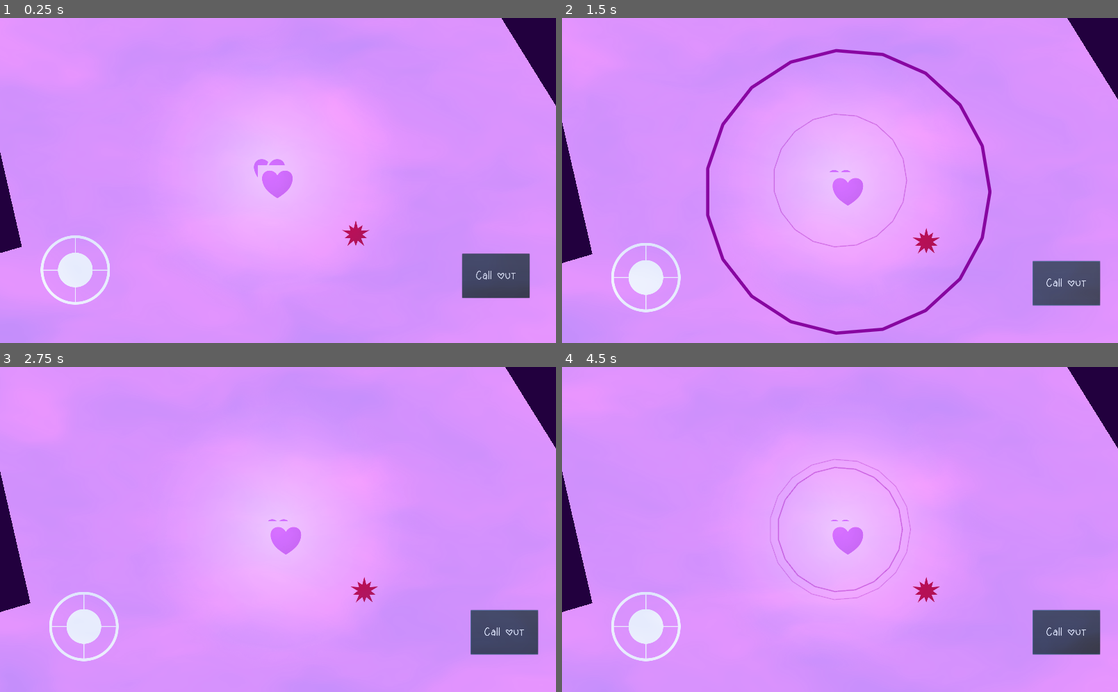
Above: before the commit, frames 1-4 (two rows, left to right).
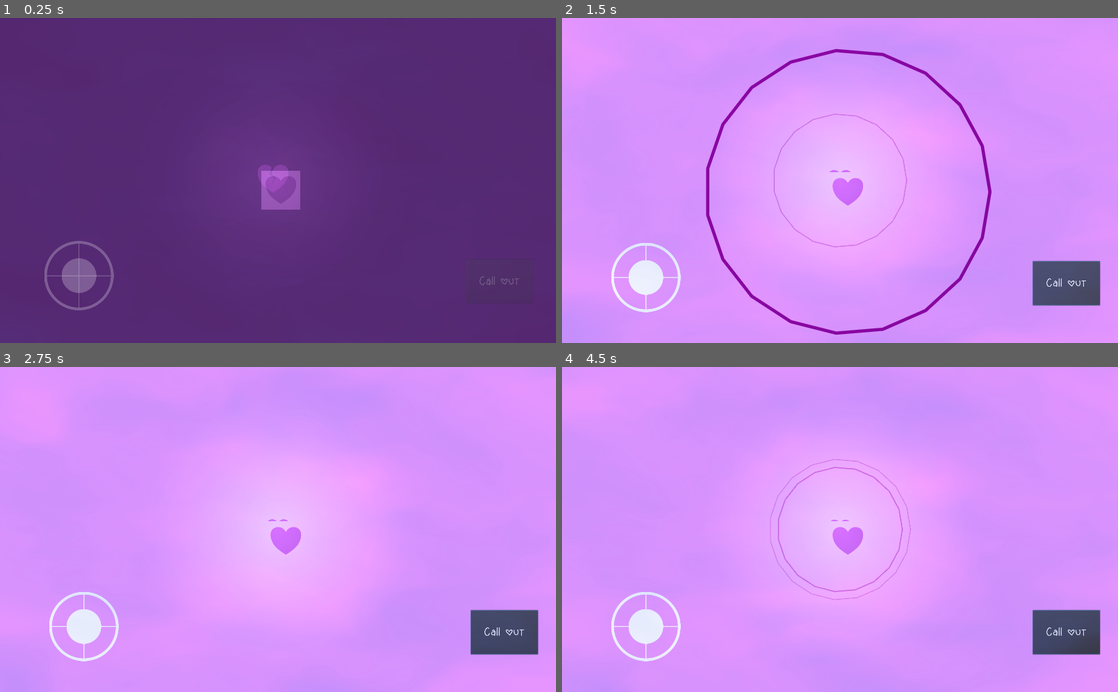
Above: after the commit, the same moments.

Repository: SanderVanhove/meeting-hearts
Game: Godot game, scene res://Screens/Level/Level.tscn
Two runs of this game, one before a commit and one after it. Both use one fixed random seed, a clock stepped at 60 frames per second and the inputs below. Sound files missing from this copy of the repository are replaced by a short silence.
Inputs (mouse positions are in pixels of both pictures, inside the frame that each line leads up to):
- Up to frame 1 (0.25 s): no input
- Up to frame 2 (1.5 s): move the mouse to (962, 164) at 0.52 s; hold Right (ui_right) 0.53-1.25 s; hold Space (call) 0.53-1.25 s; click (962, 164) at 0.67 s; click "Call out" at 1.25 s
- Up to frame 3 (2.75 s): tap Enter at 2 s; drag from (166, 545) to (366, 591) at 2.02 s
- Up to frame 4 (4.5 s): tap Space (call) at 2.75 s; move the mouse to (895, 458) at 2.77 s; hold Right (ui_right) 2.78-3.5 s; hold Space (call) 2.78-3.5 s; drag from (812, 594) to (673, 480) at 3.52 s; tap Enter at 4.25 s; move the mouse to (1006, 578) at 4.27 s; hold Left (ui_left) from 4.28 s (still down); hold Space (call) from 4.28 s (still down)

The runs differ from the first frame. In frame 1, 99% of the frame differs, in the area x 0-100%, y 0-100%; in frame 2, 2.5%; in frame 3, 2.5%; in frame 4, 2.5%.

Commit message:
Finish level 1

Diff:
--- a/src/Screens/Level/Level.gd
+++ b/src/Screens/Level/Level.gd
@@ -1,13 +1,31 @@
 extends Node2D
+
+
+export(String, FILE) var next_level: String
 
 
 onready var _smoke: ColorRect = $Smoke
 onready var _spawn: Node2D = $Spawn
 onready var _player: Player = $Player
 onready var _goal: Node2D = $Goal
+onready var _tween: Tween = $Tween
 
 
 func _ready() -> void:
 	_smoke.visible = true
 	_player.position = _spawn.position
 	_player.set_goal(_goal)
+
+	modulate.a = 0
+
+	_tween.interpolate_property(self, "modulate:a", 0, 1, 1)
+	_tween.start()
+
+
+func _on_EndVoiceOver_done() -> void:
+	_tween.interpolate_property(self, "modulate:a", 1, 0, 1)
+	_tween.start()
+
+	yield(_tween, "tween_all_completed")
+
+	get_tree().change_scene(next_level)
--- a/src/Screens/Level/Level.tscn
+++ b/src/Screens/Level/Level.tscn
@@ -1,36 +1,26 @@
-[gd_scene load_steps=13 format=2]
+[gd_scene load_steps=10 format=2]
 
-[ext_resource path="res://Things/Enemy/Enemy.tscn" type="PackedScene" id=1]
+[ext_resource path="res://Things/VoiceOver/VoiceOver.gd" type="Script" id=1]
 [ext_resource path="res://Things/Player/Player.tscn" type="PackedScene" id=2]
-[ext_resource path="res://Things/Wall/Wall.tscn" type="PackedScene" id=3]
+[ext_resource path="res://Things/VoiceOver/AudioLines/level1_05.wav" type="AudioStream" id=3]
 [ext_resource path="res://Util/Shaders/Smoke.tscn" type="PackedScene" id=4]
 [ext_resource path="res://Screens/Level/Level.gd" type="Script" id=5]
 [ext_resource path="res://Things/VoiceOver/VoiceOver.tscn" type="PackedScene" id=6]
-[ext_resource path="res://Things/VoiceOver/AudioLines/oh_hey_welcome.wav" type="AudioStream" id=7]
 [ext_resource path="res://icon.png" type="Texture" id=8]
 [ext_resource path="res://Things/Goal/Goal.tscn" type="PackedScene" id=9]
 
-[sub_resource type="OccluderPolygon2D" id=1]
-polygon = PoolVector2Array( 112, 176, 1440, 120, 2200, 1344, 3120, 1400, 3048, 2776, -168, 2816, -1912, 2368, -1296, 336, -264, 1064, -544, -160, -2896, 648, -2704, 2856, -1568, 3208, 4112, 3240, 3816, -488, -544, -168 )
-
-[sub_resource type="OccluderPolygon2D" id=2]
-polygon = PoolVector2Array( 152, -184, 1152, -176, 1160, 264, -288, 184 )
-
-[sub_resource type="RectangleShape2D" id=3]
-extents = Vector2( 728.515, 271.426 )
+[sub_resource type="RectangleShape2D" id=21]
+extents = Vector2( 416, 384 )
 
 [node name="Level" type="Node2D"]
 script = ExtResource( 5 )
 
 [node name="Player" parent="." instance=ExtResource( 2 )]
-position = Vector2( 482.951, 424 )
+position = Vector2( 282.621, 103.553 )
 
 [node name="Goal" parent="." instance=ExtResource( 9 )]
 position = Vector2( 29, 42 )
 texture = ExtResource( 8 )
-
-[node name="Enemy" parent="." instance=ExtResource( 1 )]
-position = Vector2( 317.94, 226.824 )
 
 [node name="Smoke" parent="." instance=ExtResource( 4 )]
 visible = false
@@ -39,23 +29,27 @@
 margin_right = 5114.0
 margin_bottom = 3729.0
 
+[node name="Spawn" type="Node2D" parent="."]
+
 [node name="Wals" type="Node2D" parent="."]
 
-[node name="Wall" parent="Wals" instance=ExtResource( 3 )]
-position = Vector2( -648, -792 )
-occluder = SubResource( 1 )
+[node name="VoiceOvers" type="Node2D" parent="."]
 
-[node name="Wall2" parent="Wals" instance=ExtResource( 3 )]
-position = Vector2( -808, 1072 )
-occluder = SubResource( 2 )
+[node name="EndVoiceOver" type="Area2D" parent="VoiceOvers" instance=ExtResource( 6 )]
+position = Vector2( 16928, 1408 )
+collision_layer = 2
+collision_mask = 2
+script = ExtResource( 1 )
+text = [ "Hmm, perfume, they never sell perfume, they only sell love.
+The thing is though, you can't buy love." ]
+audio_stream = [ ExtResource( 3 ) ]
 
-[node name="VoiceOver" parent="." instance=ExtResource( 6 )]
-position = Vector2( -2169.49, 1328 )
-text = "Oh hey, welcome!"
-audio_stream = ExtResource( 7 )
+[node name="CollisionShape2D" type="CollisionShape2D" parent="VoiceOvers/EndVoiceOver"]
+position = Vector2( 96, 0 )
+shape = SubResource( 21 )
 
-[node name="CollisionShape2D" type="CollisionShape2D" parent="VoiceOver"]
-position = Vector2( 396.131, -18.7778 )
-shape = SubResource( 3 )
+[node name="Enemies" type="Node2D" parent="."]
 
-[node name="Spawn" type="Node2D" parent="."]
+[node name="Tween" type="Tween" parent="."]
+[connection signal="body_entered" from="VoiceOvers/EndVoiceOver" to="VoiceOvers/EndVoiceOver" method="_on_VoiceOver_body_entered"]
+[connection signal="done" from="VoiceOvers/EndVoiceOver" to="." method="_on_EndVoiceOver_done"]
--- /dev/null
+++ b/src/Screens/Level/Level1.tscn
@@ -0,0 +1,396 @@
+[gd_scene load_steps=32 format=2]
+
+[ext_resource path="res://Screens/Level/Level.tscn" type="PackedScene" id=1]
+[ext_resource path="res://Things/Wall/Wall.tscn" type="PackedScene" id=2]
+[ext_resource path="res://Screens/Level/pexels-chevanon-photography-1108099.jpg" type="Texture" id=3]
+[ext_resource path="res://Things/VoiceOver/VoiceOver.tscn" type="PackedScene" id=4]
+[ext_resource path="res://Things/VoiceOver/AudioLines/level1_01.wav" type="AudioStream" id=5]
+[ext_resource path="res://Things/VoiceOver/AudioLines/level1_02.wav" type="AudioStream" id=6]
+[ext_resource path="res://Things/VoiceOver/AudioLines/level1_03.wav" type="AudioStream" id=7]
+[ext_resource path="res://Things/VoiceOver/AudioLines/level1_04.wav" type="AudioStream" id=8]
+[ext_resource path="res://Things/VoiceOver/AudioLines/level1_06.wav" type="AudioStream" id=9]
+[ext_resource path="res://Things/VoiceOver/AudioLines/level1_07.wav" type="AudioStream" id=10]
+[ext_resource path="res://Things/VoiceOver/AudioLines/level1_08.wav" type="AudioStream" id=11]
+
+[sub_resource type="OccluderPolygon2D" id=1]
+polygon = PoolVector2Array( 960, 96, 5568, 96, 5568, -352, -224, -352, -224, 1696, 5568, 1696, 5568, 1120, 928, 1120, 480, 1056, 256, 864, 192, 576, 288, 288, 576, 96 )
+
+[sub_resource type="OccluderPolygon2D" id=2]
+polygon = PoolVector2Array( 5184, -352, 5184, 416, 3648, 416, 3392, 32, 2560, 32, 2304, 416, 2304, 928, 2528, 1280, 3392, 1280, 3648, 1024, 5728, 1024, 5728, -928, 6208, -928, 6208, 1440, 2112, 1440, 2112, -352 )
+
+[sub_resource type="OccluderPolygon2D" id=3]
+polygon = PoolVector2Array( -1152, -480, -1152, -672, 128, -672, 128, 1120, -384, 1376, -384, 2144, 128, 2400, 640, 2400, 1152, 2144, 3712, 1888, 3712, -672, 3968, -672, 3968, 2656, -1152, 2656 )
+
+[sub_resource type="OccluderPolygon2D" id=4]
+polygon = PoolVector2Array( 1760, 1248, 3040, 1248, 3040, -800, 2592, -896, 2272, -1312, 1248, -1312, 1248, 480, 1504, 480, 1760, 736 )
+
+[sub_resource type="OccluderPolygon2D" id=5]
+polygon = PoolVector2Array( 2080, 704, 2080, -1632, 3616, -1632, 3872, -2144, 4352, -2240, 4896, -2240, 5280, -2080, 5408, -1632, 7968, -1632, 7968, 1312, 8224, 1312, 8224, -2400, 1824, -2400, 1824, 704 )
+
+[sub_resource type="OccluderPolygon2D" id=6]
+polygon = PoolVector2Array( 0, 0, 0, 352, 512, 352, 512, -32 )
+
+[sub_resource type="OccluderPolygon2D" id=7]
+polygon = PoolVector2Array( 288, -256, 288, -64, 544, -64, 544, -256 )
+
+[sub_resource type="OccluderPolygon2D" id=8]
+polygon = PoolVector2Array( 32, -1088, 32, 3296, 384, 3424, 544, 3776, 2592, 3584, 2592, 1760, 2080, 1440, 2048, 768, 2592, 448, 2592, -1312, 2336, -1568, 544, -1568, 416, -1184 )
+
+[sub_resource type="OccluderPolygon2D" id=9]
+polygon = PoolVector2Array( -2688, -992, -2144, -1088, 1120, -1088, 2304, -1632, 3968, -2080, 5024, -2080, 5024, 1984, -2144, 1984, -2144, -64, -2656, -320, -2688, 2624, 5248, 2208, 5152, -2272, 1088, -2272, -2688, -1120 )
+
+[sub_resource type="OccluderPolygon2D" id=10]
+polygon = PoolVector2Array( 3584, 224, 3584, -1824, 1280, -1824, 1280, 224, 2048, 224, 2048, -1312, 2816, -1312, 2816, 224 )
+
+[sub_resource type="OccluderPolygon2D" id=11]
+polygon = PoolVector2Array( -1024, -896, -1024, -640, -768, -640, -768, -896 )
+
+[sub_resource type="OccluderPolygon2D" id=12]
+polygon = PoolVector2Array( -224, -128, 1632, -736, 1920, -736, 1952, -544, 2144, -416, 2464, -416, 2464, 1408, 2272, 1408, -480, 128 )
+
+[sub_resource type="OccluderPolygon2D" id=13]
+polygon = PoolVector2Array( -1536, -384, 1440, -512, 1728, 32, 672, -256, 672, 0, 160, 0, -96, -256, -864, -256, -864, 0, -1120, 0, -1120, -256, -1632, -256 )
+
+[sub_resource type="RectangleShape2D" id=14]
+extents = Vector2( 352, 512 )
+
+[sub_resource type="RectangleShape2D" id=15]
+extents = Vector2( 640, 640 )
+
+[sub_resource type="RectangleShape2D" id=16]
+extents = Vector2( 640, 672 )
+
+[sub_resource type="RectangleShape2D" id=17]
+extents = Vector2( 640, 576 )
+
+[sub_resource type="RectangleShape2D" id=18]
+extents = Vector2( 640, 864 )
+
+[sub_resource type="RectangleShape2D" id=19]
+extents = Vector2( 1024, 672 )
+
+[sub_resource type="RectangleShape2D" id=20]
+extents = Vector2( 512, 352 )
+
+[node name="Level1" instance=ExtResource( 1 )]
+next_level = "res://Screens/Level/Level2.tscn"
+
+[node name="Player" parent="." index="0"]
+position = Vector2( 24992, -3744 )
+
+[node name="Goal" parent="." index="1"]
+position = Vector2( 17024, 1408 )
+
+[node name="pexels-chevanon-photography-1108099" type="Sprite" parent="." index="2"]
+position = Vector2( 18272, -928 )
+scale = Vector2( 0.106482, 0.106482 )
+texture = ExtResource( 3 )
+
+[node name="Smoke" parent="." index="3"]
+margin_left = -576.0
+margin_top = -3744.0
+margin_right = 18816.0
+margin_bottom = 3712.0
+
+[node name="Spawn" parent="." index="4"]
+position = Vector2( 0, 160 )
+
+[node name="Wall" parent="Wals" index="0" instance=ExtResource( 2 )]
+position = Vector2( -704, -416 )
+occluder = SubResource( 1 )
+
+[node name="Wall2" parent="Wals" index="1" instance=ExtResource( 2 )]
+position = Vector2( -320, 1632 )
+occluder = SubResource( 2 )
+
+[node name="Wall3" parent="Wals" index="2" instance=ExtResource( 2 )]
+position = Vector2( 7040, 1184 )
+occluder = SubResource( 3 )
+
+[node name="Wall4" parent="Wals" index="3" instance=ExtResource( 2 )]
+position = Vector2( 4128, -1248 )
+occluder = SubResource( 4 )
+
+[node name="Wall5" parent="Wals" index="4" instance=ExtResource( 2 )]
+position = Vector2( 2784, -1440 )
+occluder = SubResource( 5 )
+
+[node name="Wall6" parent="Wals" index="5" instance=ExtResource( 2 )]
+position = Vector2( 896, -480 )
+occluder = SubResource( 6 )
+
+[node name="Wall7" parent="Wals" index="6" instance=ExtResource( 2 )]
+position = Vector2( 2304, 384 )
+occluder = SubResource( 7 )
+
+[node name="Wall57" parent="Wals" index="7" instance=ExtResource( 2 )]
+position = Vector2( 3040, 384 )
+occluder = SubResource( 7 )
+
+[node name="Wall8" parent="Wals" index="8" instance=ExtResource( 2 )]
+position = Vector2( 7648, -992 )
+occluder = SubResource( 8 )
+
+[node name="Wall9" parent="Wals" index="9" instance=ExtResource( 2 )]
+position = Vector2( 13664, 832 )
+occluder = SubResource( 9 )
+
+[node name="Wall10" parent="Wals" index="10" instance=ExtResource( 2 )]
+position = Vector2( 14592, 2336 )
+occluder = SubResource( 10 )
+
+[node name="Wall11" parent="Wals" index="11" instance=ExtResource( 2 )]
+position = Vector2( 13056, 1664 )
+occluder = SubResource( 11 )
+
+[node name="Wall12" parent="Wals" index="12" instance=ExtResource( 2 )]
+position = Vector2( 13056, 2176 )
+occluder = SubResource( 11 )
+
+[node name="Wall13" parent="Wals" index="13" instance=ExtResource( 2 )]
+position = Vector2( 13568, 1664 )
+occluder = SubResource( 11 )
+
+[node name="Wall14" parent="Wals" index="14" instance=ExtResource( 2 )]
+position = Vector2( 13568, 2176 )
+occluder = SubResource( 11 )
+
+[node name="Wall15" parent="Wals" index="15" instance=ExtResource( 2 )]
+position = Vector2( 14080, 1664 )
+occluder = SubResource( 11 )
+
+[node name="Wall16" parent="Wals" index="16" instance=ExtResource( 2 )]
+position = Vector2( 14080, 2176 )
+occluder = SubResource( 11 )
+
+[node name="Wall17" parent="Wals" index="17" instance=ExtResource( 2 )]
+position = Vector2( 14592, 2176 )
+occluder = SubResource( 11 )
+
+[node name="Wall18" parent="Wals" index="18" instance=ExtResource( 2 )]
+position = Vector2( 14848, 1664 )
+occluder = SubResource( 11 )
+
+[node name="Wall19" parent="Wals" index="19" instance=ExtResource( 2 )]
+position = Vector2( 15104, 2176 )
+occluder = SubResource( 11 )
+
+[node name="Wall20" parent="Wals" index="20" instance=ExtResource( 2 )]
+position = Vector2( 15360, 1664 )
+occluder = SubResource( 11 )
+
+[node name="Wall21" parent="Wals" index="21" instance=ExtResource( 2 )]
+position = Vector2( 14336, 2432 )
+occluder = SubResource( 11 )
+
+[node name="Wall22" parent="Wals" index="22" instance=ExtResource( 2 )]
+position = Vector2( 14336, 2432 )
+occluder = SubResource( 11 )
+
+[node name="Wall23" parent="Wals" index="23" instance=ExtResource( 2 )]
+position = Vector2( 13568, 2688 )
+occluder = SubResource( 11 )
+
+[node name="Wall24" parent="Wals" index="24" instance=ExtResource( 2 )]
+position = Vector2( 13824, 2432 )
+occluder = SubResource( 11 )
+
+[node name="Wall25" parent="Wals" index="25" instance=ExtResource( 2 )]
+position = Vector2( 13312, 2944 )
+occluder = SubResource( 11 )
+
+[node name="Wall26" parent="Wals" index="26" instance=ExtResource( 2 )]
+position = Vector2( 13312, 2944 )
+occluder = SubResource( 11 )
+
+[node name="Wall55" parent="Wals" index="27" instance=ExtResource( 2 )]
+position = Vector2( 8288, 3712 )
+occluder = SubResource( 11 )
+
+[node name="Wall56" parent="Wals" index="28" instance=ExtResource( 2 )]
+position = Vector2( 3520, 3072 )
+occluder = SubResource( 11 )
+
+[node name="Wall27" parent="Wals" index="29" instance=ExtResource( 2 )]
+position = Vector2( 13824, 3200 )
+occluder = SubResource( 11 )
+
+[node name="Wall28" parent="Wals" index="30" instance=ExtResource( 2 )]
+position = Vector2( 14080, 3456 )
+occluder = SubResource( 11 )
+
+[node name="Wall29" parent="Wals" index="31" instance=ExtResource( 2 )]
+position = Vector2( 14592, 2944 )
+occluder = SubResource( 11 )
+
+[node name="Wall37" parent="Wals" index="32" instance=ExtResource( 2 )]
+position = Vector2( 14848, 2176 )
+occluder = SubResource( 11 )
+
+[node name="Wall38" parent="Wals" index="33" instance=ExtResource( 2 )]
+position = Vector2( 15616, 2432 )
+occluder = SubResource( 11 )
+
+[node name="Wall39" parent="Wals" index="34" instance=ExtResource( 2 )]
+position = Vector2( 16128, 3200 )
+occluder = SubResource( 11 )
+
+[node name="Wall40" parent="Wals" index="35" instance=ExtResource( 2 )]
+position = Vector2( 15872, 2432 )
+occluder = SubResource( 11 )
+
+[node name="Wall41" parent="Wals" index="36" instance=ExtResource( 2 )]
+position = Vector2( 16128, 1920 )
+occluder = SubResource( 11 )
+
+[node name="Wall42" parent="Wals" index="37" instance=ExtResource( 2 )]
+position = Vector2( 16640, 2688 )
+occluder = SubResource( 11 )
+
+[node name="Wall43" parent="Wals" index="38" instance=ExtResource( 2 )]
+position = Vector2( 16640, 2432 )
+occluder = SubResource( 11 )
+
+[node name="Wall44" parent="Wals" index="39" instance=ExtResource( 2 )]
+position = Vector2( 16384, 3200 )
+occluder = SubResource( 11 )
+
+[node name="Wall45" parent="Wals" index="40" instance=ExtResource( 2 )]
+position = Vector2( 15616, 3456 )
+occluder = SubResource( 11 )
+
+[node name="Wall46" parent="Wals" index="41" instance=ExtResource( 2 )]
+position = Vector2( 14336, 3456 )
+occluder = SubResource( 11 )
+
+[node name="Wall47" parent="Wals" index="42" instance=ExtResource( 2 )]
+position = Vector2( 14080, 3200 )
+occluder = SubResource( 11 )
+
+[node name="Wall48" parent="Wals" index="43" instance=ExtResource( 2 )]
+position = Vector2( 12544, 3456 )
+occluder = SubResource( 11 )
+
+[node name="Wall49" parent="Wals" index="44" instance=ExtResource( 2 )]
+position = Vector2( 13056, 2432 )
+occluder = SubResource( 11 )
+
+[node name="Wall50" parent="Wals" index="45" instance=ExtResource( 2 )]
+position = Vector2( 19456, 2432 )
+occluder = SubResource( 11 )
+
+[node name="Wall51" parent="Wals" index="46" instance=ExtResource( 2 )]
+position = Vector2( 19456, 3456 )
+occluder = SubResource( 11 )
+
+[node name="Wall52" parent="Wals" index="47" instance=ExtResource( 2 )]
+position = Vector2( 17920, 3456 )
+occluder = SubResource( 11 )
+
+[node name="Wall30" parent="Wals" index="48" instance=ExtResource( 2 )]
+position = Vector2( 14848, 3456 )
+occluder = SubResource( 11 )
+
+[node name="Wall31" parent="Wals" index="49" instance=ExtResource( 2 )]
+position = Vector2( 15616, 2688 )
+occluder = SubResource( 11 )
+
+[node name="Wall32" parent="Wals" index="50" instance=ExtResource( 2 )]
+position = Vector2( 15360, 3200 )
+occluder = SubResource( 11 )
+
+[node name="Wall33" parent="Wals" index="51" instance=ExtResource( 2 )]
+position = Vector2( 16128, 2944 )
+occluder = SubResource( 11 )
+
+[node name="Wall34" parent="Wals" index="52" instance=ExtResource( 2 )]
+position = Vector2( 16128, 2176 )
+occluder = SubResource( 11 )
+
+[node name="Wall35" parent="Wals" index="53" instance=ExtResource( 2 )]
+position = Vector2( 16384, 1664 )
+occluder = SubResource( 11 )
+
+[node name="Wall36" parent="Wals" index="54" instance=ExtResource( 2 )]
+position = Vector2( 16640, 1408 )
+occluder = SubResource( 11 )
+
+[node name="Wall53" parent="Wals" index="55" instance=ExtResource( 2 )]
+position = Vector2( 15840, -128 )
+occluder = SubResource( 12 )
+
+[node name="Wall54" parent="Wals" index="56" instance=ExtResource( 2 )]
+position = Vector2( 13920, 512 )
+occluder = SubResource( 13 )
+
+[node name="VoiceOver" parent="VoiceOvers" index="0" instance=ExtResource( 4 )]
+position = Vector2( 96, 256 )
+text = [ "Ah, another broken hearth, welcome.
+Lets try to mend you shall we." ]
+audio_stream = [ ExtResource( 5 ) ]
+delay = 1
+
+[node name="CollisionShape2D" type="CollisionShape2D" parent="VoiceOvers/VoiceOver" index="3"]
+position = Vector2( 32, -96 )
+shape = SubResource( 14 )
+
+[node name="VoiceOver2" parent="VoiceOvers" index="1" instance=ExtResource( 4 )]
+position = Vector2( 4992, 288 )
+text = [ "Sometimes love feels like a labyrinth,
+doesn't it." ]
+audio_stream = [ ExtResource( 6 ) ]
+
+[node name="CollisionShape2D" type="CollisionShape2D" parent="VoiceOvers/VoiceOver2" index="4"]
+position = Vector2( 320, -96 )
+shape = SubResource( 15 )
+
+[node name="VoiceOver3" parent="VoiceOvers" index="2" instance=ExtResource( 4 )]
+position = Vector2( 2880, 2368 )
+text = [ "No matter what way you choose,
+it always seems to run into a dead end." ]
+audio_stream = [ ExtResource( 7 ) ]
+
+[node name="CollisionShape2D" type="CollisionShape2D" parent="VoiceOvers/VoiceOver3" index="4"]
+position = Vector2( -320, -64 )
+shape = SubResource( 16 )
+
+[node name="VoiceOver4" parent="VoiceOvers" index="3" instance=ExtResource( 4 )]
+position = Vector2( 10240, 320 )
+text = [ "You can use the [Spacebar] to call out.
+Then just follow you heart and your ears." ]
+audio_stream = [ ExtResource( 8 ) ]
+
+[node name="CollisionShape2D" type="CollisionShape2D" parent="VoiceOvers/VoiceOver4" index="4"]
+position = Vector2( 96, -192 )
+shape = SubResource( 17 )
+
+[node name="VoiceOver5" parent="VoiceOvers" index="4" instance=ExtResource( 4 )]
+position = Vector2( 7200, 3328 )
+text = [ "Could the right way feel wrong?" ]
+audio_stream = [ ExtResource( 9 ) ]
+
+[node name="CollisionShape2D" type="CollisionShape2D" parent="VoiceOvers/VoiceOver5" index="4"]
+position = Vector2( 256, -256 )
+shape = SubResource( 18 )
+
+[node name="VoiceOver6" parent="VoiceOvers" index="5" instance=ExtResource( 4 )]
+position = Vector2( 7008, -2912 )
+text = [ "Could the wrong way feel right?" ]
+audio_stream = [ ExtResource( 10 ) ]
+
+[node name="CollisionShape2D" type="CollisionShape2D" parent="VoiceOvers/VoiceOver6" index="4"]
+position = Vector2( 416, 224 )
+shape = SubResource( 19 )
+
+[node name="VoiceOver7" parent="VoiceOvers" index="6" instance=ExtResource( 4 )]
+position = Vector2( 18208, -960 )
+text = [ "Hey you found the puppies,
+look at you finding secrets and stuff!" ]
+audio_stream = [ ExtResource( 11 ) ]
+
+[node name="CollisionShape2D" type="CollisionShape2D" parent="VoiceOvers/VoiceOver7" index="4"]
+position = Vector2( -32, 64 )
+shape = SubResource( 20 )
+
+[node name="Enemies" parent="." index="7"]
+position = Vector2( -960, -832 )
--- /dev/null
+++ b/src/Screens/Level/Level2.tscn
@@ -0,0 +1,5 @@
+[gd_scene load_steps=2 format=2]
+
+[ext_resource path="res://Screens/Level/Level.tscn" type="PackedScene" id=1]
+
+[node name="Level2" instance=ExtResource( 1 )]
--- a/src/Things/Goal/Goal.tscn
+++ b/src/Things/Goal/Goal.tscn
@@ -13,13 +13,15 @@
 stream = ExtResource( 3 )
 volume_db = 2.0
 max_distance = 10000.0
-attenuation = 0.0796602
+attenuation = 0.0769467
+bus = "Reverb"
 
 [node name="Beat2" type="AudioStreamPlayer2D" parent="."]
 stream = ExtResource( 2 )
 volume_db = 2.0
 max_distance = 10000.0
 attenuation = 0.0853777
+bus = "Reverb"
 
 [node name="Tween" type="Tween" parent="."]
 
--- a/src/Things/Player/Player.tscn
+++ b/src/Things/Player/Player.tscn
@@ -64,10 +64,12 @@
 [node name="Beat1" type="AudioStreamPlayer2D" parent="Audio"]
 stream = ExtResource( 4 )
 volume_db = -8.0
+bus = "Reverb"
 
 [node name="Beat2" type="AudioStreamPlayer2D" parent="Audio"]
 stream = ExtResource( 5 )
 volume_db = -8.0
+bus = "Reverb"
 
 [node name="Beat1Timer" type="Timer" parent="Audio"]
 one_shot = true
--- a/src/Things/VoiceOver/VoiceOver.gd
+++ b/src/Things/VoiceOver/VoiceOver.gd
@@ -1,34 +1,48 @@
 extends Area2D
 
+signal done
 
-export(String, MULTILINE) var text: String
-export(AudioStream) var audio_stream: AudioStream
+export(Array, String, MULTILINE) var text: Array
+export(Array, AudioStream) var audio_stream: Array
+export(int, 0, 5) var delay: int = 0
 
 
 onready var _voice_audio: AudioStreamPlayer = $AudioStreamPlayer
 onready var _label: Label = $CanvasLayer/Label
 onready var _tween: Tween = $Tween
+onready var _timer: Timer = $Timer
 
-
-func _ready() -> void:
-	_label.text = text
-	_voice_audio.stream = audio_stream
+var playing: bool = false
 
 
 func _on_VoiceOver_body_entered(body: Node) -> void:
-	if _voice_audio.playing:
+	if playing:
 		return
 
-	_voice_audio.play()
+	playing = true
 
-	_tween.interpolate_property(_label, "modulate:a", 0, 1, .5)
-	_tween.start()
+	_timer.wait_time = delay
 
-	yield(_voice_audio, "finished")
+	if delay > 0:
+		_timer.start()
+		yield(_timer, "timeout")
 
-	_tween.interpolate_property(_label, "modulate:a", 1, 0, 1, 0, 2, 3)
-	_tween.start()
+	for i in range(len(text)):
+		_label.text = text[i]
+		_voice_audio.stream = audio_stream[i]
 
-	yield(_tween, "tween_all_completed")
+		_voice_audio.play()
+
+		_tween.interpolate_property(_label, "modulate:a", 0, 1, .5)
+		_tween.start()
+
+		yield(_voice_audio, "finished")
+
+		_tween.interpolate_property(_label, "modulate:a", 1, 0, 1, 0, 2)
+		_tween.start()
+
+		yield(_tween, "tween_all_completed")
+
+	emit_signal("done")
 
 	queue_free()
--- a/src/Things/VoiceOver/VoiceOver.tscn
+++ b/src/Things/VoiceOver/VoiceOver.tscn
@@ -34,4 +34,6 @@
 [node name="AudioStreamPlayer" type="AudioStreamPlayer" parent="."]
 
 [node name="Tween" type="Tween" parent="."]
+
+[node name="Timer" type="Timer" parent="."]
 [connection signal="body_entered" from="." to="." method="_on_VoiceOver_body_entered"]
--- /dev/null
+++ b/src/default_bus_layout.tres
@@ -0,0 +1,9 @@
+[gd_resource type="AudioBusLayout" format=2]
+
+[resource]
+bus/1/name = "Reverb"
+bus/1/solo = false
+bus/1/mute = false
+bus/1/bypass_fx = false
+bus/1/volume_db = 0.0
+bus/1/send = "Master"
Binary file added: src/Screens/Level/pexels-chevanon-photography-1108099.jpg
Not shown, added: src/Screens/Level/pexels-chevanon-photography-1108099.jpg.import
Not shown, added: src/Screens/Level/script.txt
Not shown, added: src/Things/VoiceOver/AudioLines/level1_01.wav.import
Not shown, added: src/Things/VoiceOver/AudioLines/level1_02.wav.import
Not shown, added: src/Things/VoiceOver/AudioLines/level1_03.wav.import
Not shown, added: src/Things/VoiceOver/AudioLines/level1_04.wav.import
Not shown, added: src/Things/VoiceOver/AudioLines/level1_05.wav.import
Not shown, added: src/Things/VoiceOver/AudioLines/level1_06.wav.import
Not shown, added: src/Things/VoiceOver/AudioLines/level1_07.wav.import
Not shown, added: src/Things/VoiceOver/AudioLines/level1_08.wav.import
Not shown, changed: mockup.afdesign
(and 8 more such lines)
